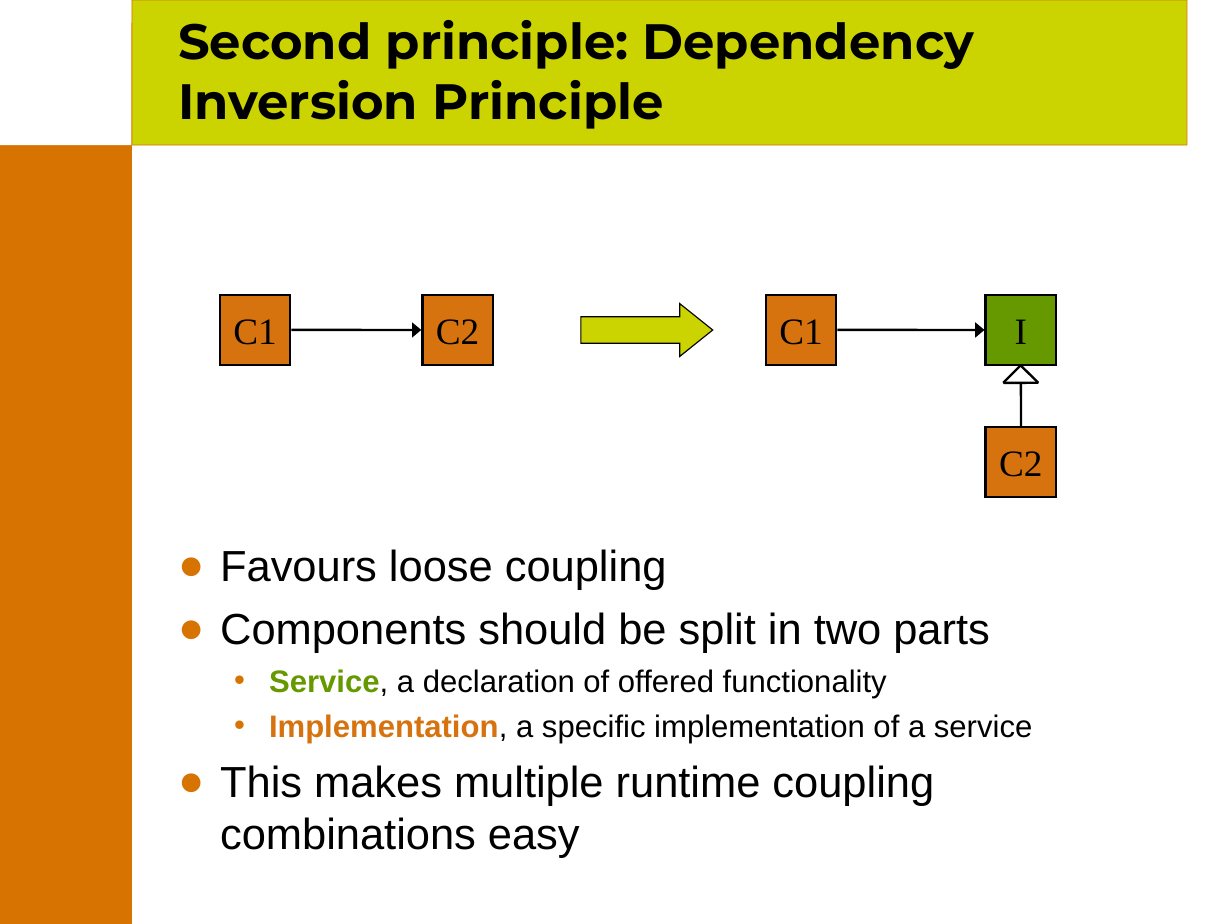
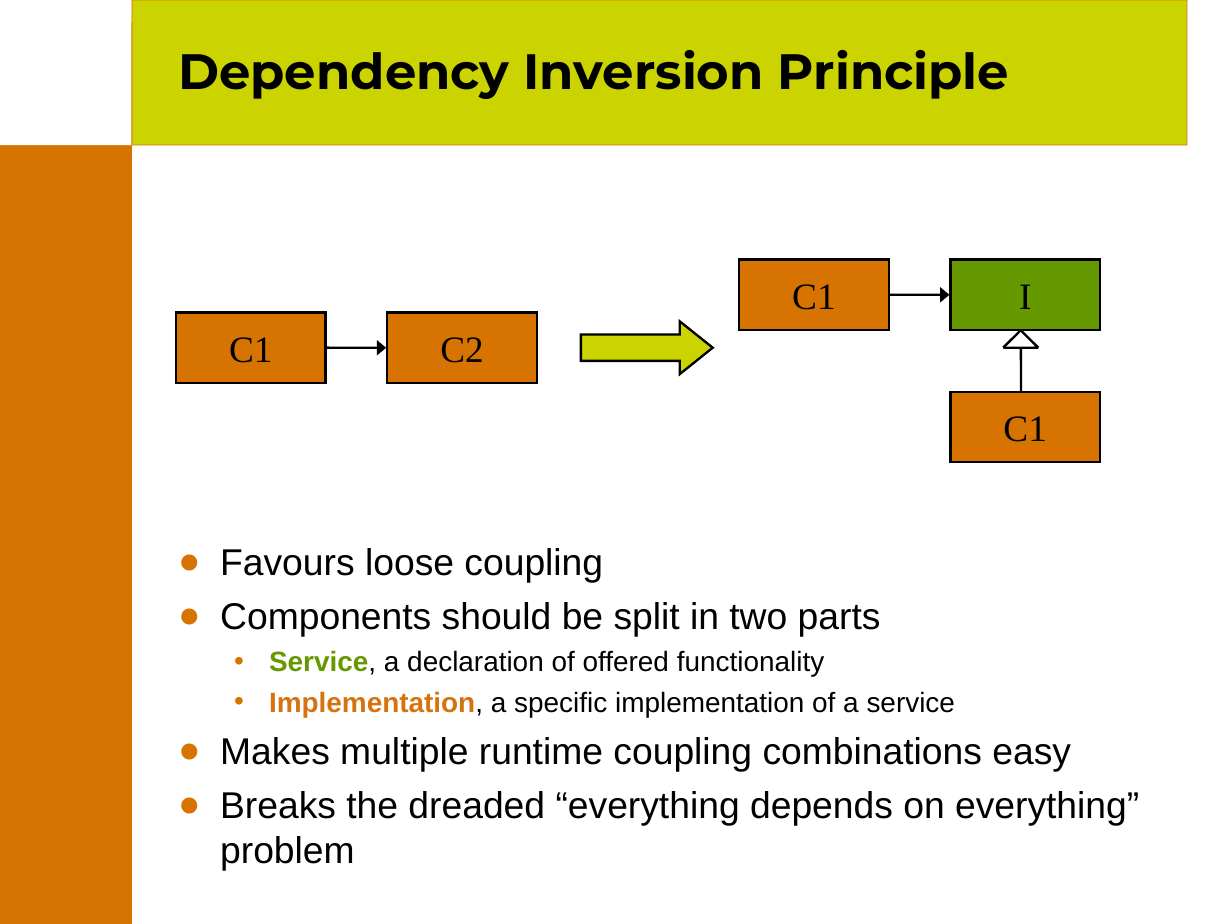
Before and after one commit to joehni/PicoContainer1-CVS, a slide deck: slide 13 of site/presentations/PicoContainer.ppt. Drawn at 1232x924 pixels with LibreOffice and Linux fonts; fonts in the diff are those of the drawing; background and template pictures are left out. Boxes give left, top, right and bottom in pixels: in the first picture for what was removed or moved away, otherwise in the second. Text is boxed around its words. In the diff, an @@ line names an element or a change of style, - is before the commit and + after.

```diff
--- a/site/presentations/PicoContainer.ppt
+++ b/site/presentations/PicoContainer.ppt
@@ title at (178,50,1009,99): text changed @@
-Second principle: Dependency Inversion Principle
+Dependency Inversion Principle
@@ fill #D7730F to #D77300 in 3 elements at (388,313,538,383), (176,313,325,383), (739,259,889,330) @@
@@ rectangle "C1": place and size @@
-rectangle "C1" at (766,295,836,366)
+rectangle "C1" at (739,259,889,330)
@@ rectangle "I": place and size @@
-rectangle "I" at (986,295,1056,366)
+rectangle "I" at (951,259,1101,330)
@@ arrow moved from (837, 330) - (985, 330) to (890, 295) - (950, 295) @@
@@ rectangle "C1": place and size @@
-rectangle "C1" at (220,295,291,366)
+rectangle "C1" at (176,313,325,383)
@@ rectangle "C2": place and size @@
-rectangle "C2" at (423,295,493,366)
+rectangle "C2" at (388,313,538,383)
@@ right arrow: place and size @@
-right arrow at (581,304,713,357)
+right arrow at (581,322,713,375)
@@ right arrow at (581,322,713,375): outline #000000 0.74 pt to #000000 1.5 pt @@
@@ arrow moved from (292, 330) - (421, 330) to (326, 348) - (387, 348) @@
@@ 4 lines: place and size @@
-4 lines at (1004,366,1039,427)
+4 lines at (1004,330,1039,391)
@@ rectangle added at (951,392,1101,463), fill #D77300, outline #000000 1.5 pt, 24 pt, text #000000 @@
+C1
@@ rectangle removed at (986,427,1056,497) @@
-C2
@@ text at (220,548,955,717): size 28 to 24 pt in "Favours loose coupling", "Components should be split in two parts"; size 20 to 18 pt in "Service, a declaration of offered functionality", "Implementation, a specific implementation of a service"; less space between paragraphs @@
@@ text at (220,737,1139,871): text changed; size 28 to 24 pt @@
-● This makes multiple runtime coupling combinations easy
+● Makes multiple runtime coupling combinations easy
+● Breaks the dreaded “everything depends on everything” problem
```
Also in this commit, not shown: 14 other slides changed, 8 slides added, 4 slides removed.
